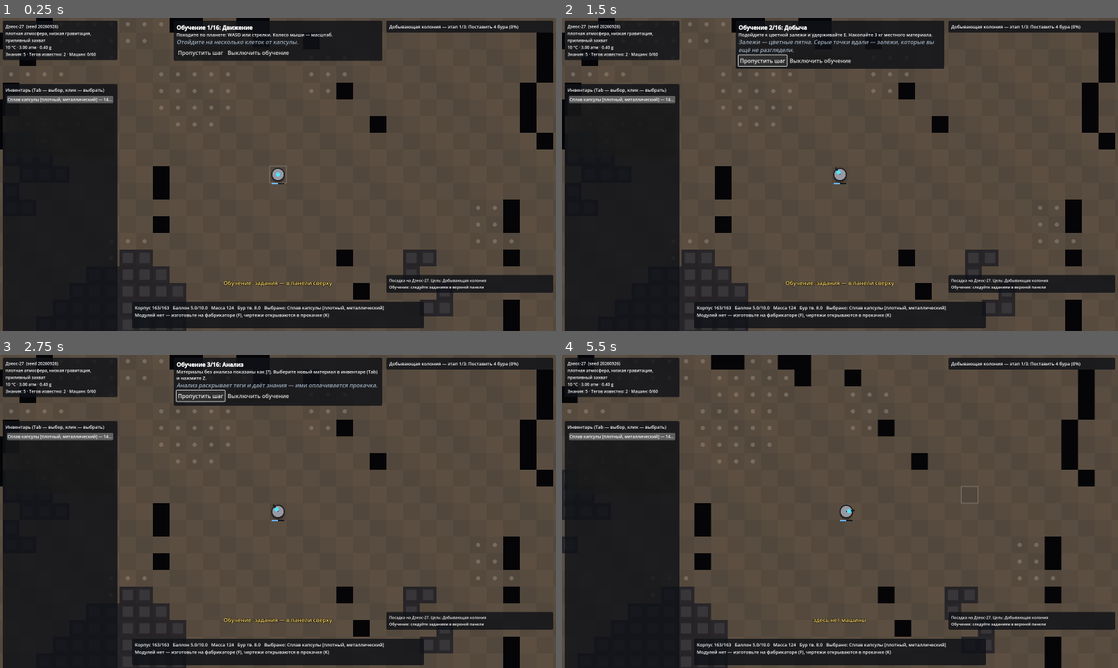
Above: before the commit, frames 1-4 (two rows, left to right).
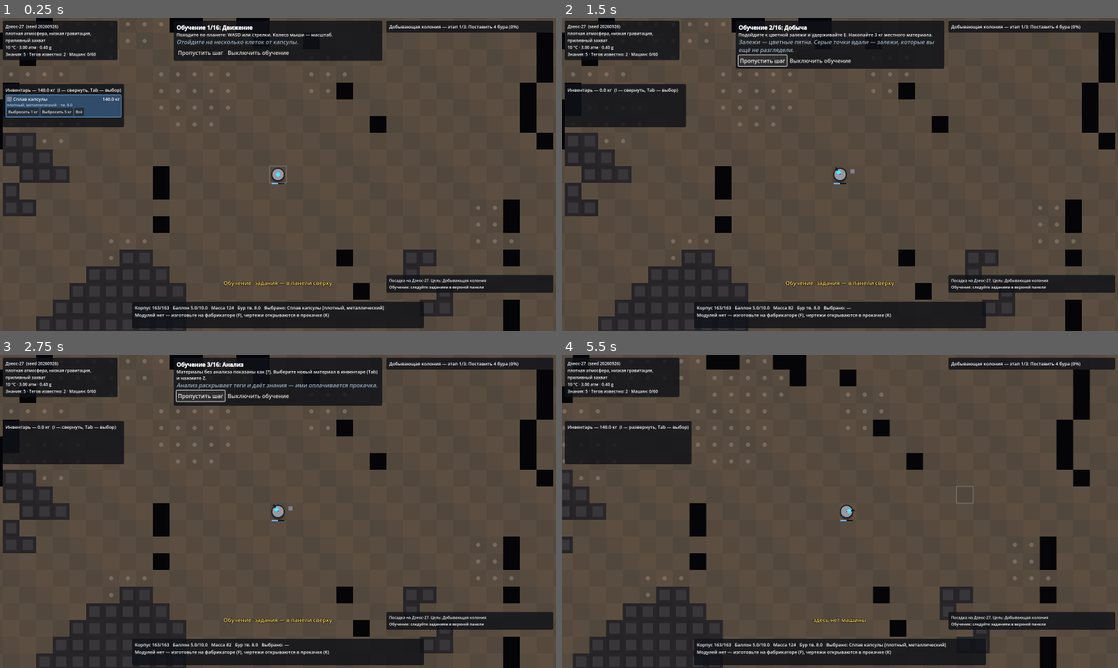
Above: after the commit, the same moments.

Repository: svagtozar/Pheuma
Game: Godot game, scene res://game/main.tscn
The game is run twice, just before and just after one commit, with the same random seed, the same clock (stepped at 60 frames per second) and the same inputs.
Inputs (mouse positions are in pixels of both pictures, inside the frame that each line leads up to):
- Up to frame 1 (0.25 s): no input
- Up to frame 2 (1.5 s): click (639, 111) at 0.5 s, where only the run after the commit has a clickable "Всё"; click "Пропустить шаг" at 1.25 s
- Up to frame 3 (2.75 s): click "Пропустить шаг" at 2 s
- Up to frame 4 (5.5 s): click "Пропустить шаг" at 2.75 s; click "Пропустить шаг" at 3.5 s; click "Выключить обучение" at 4.25 s; tap Enter at 5 s; move the mouse to (962, 495) at 5.02 s; hold D from 5.03 s (still down); tap I at 5.1 s; click (962, 495) at 5.17 s; tap Space at 5.27 s; tap Q at 5.3 s

The runs differ from the first frame. In frame 1, 13% of the frame differs, in the area x 0-23%, y 21-100%; in frame 2, 12%; in frame 3, 12%; in frame 4, 16%, in the area x 0-96%, y 0-100%.

Commit message:
Rework inventory panel and make all text readable
- Inventory rows: color swatch, full name, mass, tags or an analyze hint;
  selected row has Analyze / Drop buttons; sorted by mass; I collapses it
- Machine labels drawn whole on a plate; hovering a machine shows its full
  name and status
- Repeated log messages collapse into one line with a counter

Co-Authored-By: Claude Opus 5.5 <noreply@anthropic.com>
Claude-Session: https://claude.ai/code/session_01HTmYj27ymvfgn1njUTRNRx

Diff:
--- a/core/world.gd
+++ b/core/world.gd
@@ -64,6 +64,13 @@
 # ---------------------------------------------------------------- утилиты
 
 func log_event(cell: Vector2i, text: String) -> void:
+	if not events.is_empty() and events[-1].get("base", events[-1].text) == text:
+		var e: Dictionary = events[-1]
+		e.n = e.get("n", 1) + 1
+		e.base = text
+		e.text = "%s ×%d" % [text, e.n]
+		e.t = time
+		return
 	events.append({"cell": cell, "text": text, "t": time})
 	if events.size() > 200:
 		events.remove_at(0)
@@ -457,6 +464,19 @@
 		robot.add_item(p)
 		return "машина не принимает"
 	return ""
+
+## Выбросить материал из инвентаря рядом с роботом (не под ноги — иначе сразу подберётся).
+func drop_from_inventory(id: String, mass: float) -> void:
+	var p := robot.take_item(id, mass)
+	if p == null:
+		return
+	var rc := robot_cell()
+	var target := rc + Vector2i(0, 1)
+	for d in Machine.DIRS:
+		if walkable(rc + d) and not grid.has(rc + d):
+			target = rc + d
+			break
+	drop_portions(target, [p])
 
 func take_from(c: Vector2i) -> String:
 	var m = machine_at(c)
--- a/game/main.gd
+++ b/game/main.gd
@@ -276,6 +276,8 @@
 		KEY_X: set_mode("remove" if mode != "remove" else "none")
 		KEY_V: set_mode("wire" if mode != "wire" else "none")
 		KEY_L: set_mode("link" if mode != "link" else "none")
+		KEY_I:
+			hud.toggle_inventory()
 		KEY_M:
 			set_mode("macro_select" if mode != "macro_select" else "none")
 		KEY_F5:
--- a/game/ui/hud.gd
+++ b/game/ui/hud.gd
@@ -10,7 +10,10 @@
 var log_label: Label
 var status_label: Label
 var msg_label: Label
-var inv_list: ItemList
+var inv_box: VBoxContainer
+var inv_title: Label
+var inv_scroll: ScrollContainer
+var inv_collapsed := false
 var inspector_panel: PanelContainer
 var inspector_label: Label
 var inspector_buttons: HFlowContainer
@@ -125,13 +128,16 @@
 	var invp := _panel(Vector2(8, 190), Vector2(330, 0))
 	var iv := VBoxContainer.new()
 	invp.add_child(iv)
-	var it := _label(iv, 13)
-	it.text = "Инвентарь (Tab — выбор, клик — выбрать)"
-	inv_list = ItemList.new()
-	inv_list.custom_minimum_size = Vector2(314, 180)
-	inv_list.add_theme_font_size_override("font_size", 12)
-	inv_list.item_selected.connect(_on_inv_selected)
-	iv.add_child(inv_list)
+	inv_title = _label(iv, 13)
+	inv_title.autowrap_mode = TextServer.AUTOWRAP_OFF
+	inv_scroll = ScrollContainer.new()
+	inv_scroll.custom_minimum_size = Vector2(314, 0)
+	inv_scroll.horizontal_scroll_mode = ScrollContainer.SCROLL_MODE_DISABLED
+	iv.add_child(inv_scroll)
+	inv_box = VBoxContainer.new()
+	inv_box.size_flags_horizontal = Control.SIZE_EXPAND_FILL
+	inv_box.add_theme_constant_override("separation", 2)
+	inv_scroll.add_child(inv_box)
 
 	inspector_panel = _panel(Vector2(-398, 140), Vector2(390, 0), Control.PRESET_TOP_RIGHT)
 	var insp := VBoxContainer.new()
@@ -244,7 +250,8 @@
 const HELP := """Движение — WASD / стрелки. Колесо мыши — масштаб.
 E (удерживать) — копать залежь под курсором или рядом.
 Z — анализ касанием: материал в соседней клетке или выбранный в инвентаре.
-Tab / [ ] — выбрать материал в инвентаре.
+Tab / [ ] — выбрать материал в инвентаре (или клик по строке). I — свернуть инвентарь.
+   У выбранного материала: «Анализ», «Выбросить». Наведите курсор на машину — полное имя и состояние.
 G (удерживать) — подкачать бортовой баллон (от бака/трубы рядом или вручную из атмосферы).
 
 B — постройки. ЛКМ — поставить, R — повернуть, ПКМ/Esc — отмена. Трубы можно тянуть.
@@ -605,8 +612,9 @@
 
 # ---------------------------------------------------------------- обновление
 
-func _on_inv_selected(i: int) -> void:
-	world.robot.selected = inv_list.get_item_metadata(i)
+func toggle_inventory() -> void:
+	inv_collapsed = not inv_collapsed
+	_inv_sig = ""
 
 func refresh() -> void:
 	if world == null:
@@ -664,26 +672,113 @@
 func _refresh_inventory() -> void:
 	var r := world.robot
 	var keys: Array = r.inventory.keys()
-	keys.sort()
-	var sig := ""
+	keys.sort_custom(func(a, b): return r.inventory[a].mass > r.inventory[b].mass)
+	var sig := "%s|" % inv_collapsed
 	for k in keys:
-		sig += "%s:%.1f:%s;" % [k, r.inventory[k].mass, world.is_analyzed(world.db.get_sub(k))]
+		sig += "%s:%.1f:%s:%d;" % [k, r.inventory[k].mass, world.is_analyzed(world.db.get_sub(k)), r.inventory[k].phase()]
 	sig += r.selected
 	if sig == _inv_sig:
 		return
 	_inv_sig = sig
-	inv_list.clear()
+	for c in inv_box.get_children():
+		c.queue_free()
+	inv_title.text = "Инвентарь — %.1f кг  (I — %s, Tab — выбор)" % [r.carried_mass(), "развернуть" if inv_collapsed else "свернуть"]
+	inv_scroll.visible = not inv_collapsed
+	if inv_collapsed:
+		return
+	if keys.is_empty():
+		var e := _label(inv_box, 12)
+		e.text = "Пусто. Подойдите к залежи и держите E."
 	for k in keys:
-		var pt: Portion = r.inventory[k]
-		var idx := inv_list.add_item("%s — %.1f кг" % [world.sub_label(pt.substance), pt.mass])
-		inv_list.set_item_metadata(idx, k)
-		inv_list.set_item_icon_modulate(idx, pt.substance.color)
-		inv_list.set_item_custom_fg_color(idx, pt.substance.color.lightened(0.4))
-		var tip := "T плавл. %.0f °C, T кип. %.0f °C, плотность %.1f, твёрдость %.1f\nСейчас: %s, %.0f °C" % [
-			pt.substance.melt, pt.substance.boil, pt.substance.density, pt.substance.hardness, Substance.PHASE_NAMES[pt.phase()], pt.temp]
-		inv_list.set_item_tooltip(idx, tip)
-		if k == r.selected:
-			inv_list.select(idx)
+		inv_box.add_child(_inv_row(k, k == r.selected))
+	inv_scroll.custom_minimum_size.y = min(380.0, keys.size() * 46.0 + (40.0 if r.selected != "" else 0.0))
+
+func _inv_row(id: String, selected: bool) -> Control:
+	var r := world.robot
+	var pt: Portion = r.inventory[id]
+	var s: Substance = pt.substance
+	var card := PanelContainer.new()
+	var sb := StyleBoxFlat.new()
+	sb.bg_color = Color(0.2, 0.32, 0.45, 0.9) if selected else Color(0.12, 0.13, 0.16, 0.9)
+	sb.border_color = Color(0.5, 0.8, 1.0) if selected else Color(0, 0, 0, 0)
+	sb.set_border_width_all(1)
+	sb.set_corner_radius_all(3)
+	sb.set_content_margin_all(4)
+	card.add_theme_stylebox_override("panel", sb)
+	card.mouse_filter = Control.MOUSE_FILTER_STOP
+	card.tooltip_text = "T плавл. %.0f °C, T кип. %.0f °C, плотность %.1f, твёрдость %.1f\nСейчас: %s, %.0f °C" % [
+		s.melt, s.boil, s.density, s.hardness, Substance.PHASE_NAMES[pt.phase()], pt.temp]
+	card.gui_input.connect(func(ev):
+		if ev is InputEventMouseButton and ev.pressed and ev.button_index == MOUSE_BUTTON_LEFT:
+			r.selected = id
+			_inv_sig = "")
+	var v := VBoxContainer.new()
+	v.add_theme_constant_override("separation", 0)
+	card.add_child(v)
+	var h := HBoxContainer.new()
+	v.add_child(h)
+	var sw := ColorRect.new()
+	sw.color = s.color
+	sw.custom_minimum_size = Vector2(14, 14)
+	sw.size_flags_vertical = Control.SIZE_SHRINK_CENTER
+	sw.mouse_filter = Control.MOUSE_FILTER_IGNORE
+	h.add_child(sw)
+	var name_l := Label.new()
+	name_l.text = s.name + ("" if pt.phase() == Substance.Phase.SOLID else "  (%s)" % Substance.PHASE_NAMES[pt.phase()])
+	name_l.add_theme_font_size_override("font_size", 13)
+	name_l.size_flags_horizontal = Control.SIZE_EXPAND_FILL
+	name_l.autowrap_mode = TextServer.AUTOWRAP_WORD_SMART
+	name_l.custom_minimum_size = Vector2(150, 0)
+	name_l.mouse_filter = Control.MOUSE_FILTER_IGNORE
+	h.add_child(name_l)
+	var mass_l := Label.new()
+	mass_l.text = "%.1f кг" % pt.mass
+	mass_l.add_theme_font_size_override("font_size", 13)
+	mass_l.mouse_filter = Control.MOUSE_FILTER_IGNORE
+	h.add_child(mass_l)
+	var tags := Label.new()
+	tags.add_theme_font_size_override("font_size", 11)
+	tags.mouse_filter = Control.MOUSE_FILTER_IGNORE
+	tags.autowrap_mode = TextServer.AUTOWRAP_WORD_SMART
+	if world.is_analyzed(s):
+		tags.text = s.tag_names() + "  · тв. %.1f" % s.hardness
+		tags.add_theme_color_override("font_color", Color(0.7, 0.78, 0.85))
+	else:
+		tags.text = "теги неизвестны — Z или кнопка «Анализ»"
+		tags.add_theme_color_override("font_color", Color(1.0, 0.8, 0.4))
+	v.add_child(tags)
+	if selected:
+		var btns := HBoxContainer.new()
+		v.add_child(btns)
+		if not world.is_analyzed(s):
+			var an := Button.new()
+			an.text = "Анализ"
+			an.add_theme_font_size_override("font_size", 11)
+			an.pressed.connect(func():
+				if r.cooldowns.has("touch"):
+					main.say("анализ касанием перезаряжается")
+				else:
+					world.analyze(s)
+					r.cooldowns["touch"] = 3.0
+				_inv_sig = "")
+			btns.add_child(an)
+		for amt in [1.0, 5.0]:
+			var d := Button.new()
+			d.text = "Выбросить %.0f кг" % amt
+			d.add_theme_font_size_override("font_size", 11)
+			var a: float = amt
+			d.pressed.connect(func():
+				world.drop_from_inventory(id, a)
+				_inv_sig = "")
+			btns.add_child(d)
+		var all := Button.new()
+		all.text = "Всё"
+		all.add_theme_font_size_override("font_size", 11)
+		all.pressed.connect(func():
+			world.drop_from_inventory(id, pt.mass)
+			_inv_sig = "")
+		btns.add_child(all)
+	return card
 
 func _refresh_inspector() -> void:
 	var c = main.selected_cell
--- a/game/world_view.gd
+++ b/game/world_view.gd
@@ -62,6 +62,7 @@
 	_draw_robot()
 	_draw_projectiles()
 	_draw_tool_preview()
+	_draw_hover()
 
 func _draw_tiles(vr: Rect2i) -> void:
 	var g := ground_color()
@@ -192,7 +193,7 @@
 		draw_rect(Rect2(r.position + Vector2(2, 2), Vector2(T - 4, 5)), Color(0.9, 0.6, 0.2, a))
 	var label: String = SHORT.get(kind, "")
 	if label != "":
-		draw_string(font, r.position + Vector2(1, T * 0.6), label, HORIZONTAL_ALIGNMENT_CENTER, T - 2, 8, Color(1, 1, 1, 0.9 * a))
+		_plate(ctr + Vector2(0, T * 0.5 - 2), label, 9, a)
 	# Направление выхода.
 	if not kind in ["pipe", "catch_net", "fabricator", "launch_silo", "macro"]:
 		var d := Vector2(Machine.DIRS[facing])
@@ -334,6 +335,30 @@
 			col = pr.payload[0].substance.color
 		draw_circle(pos + Vector2(0, sin(PI * k) * h * 0.0), 6.0, Color(0.15, 0.15, 0.18))
 		draw_circle(pos, 4.0, col)
+
+## Надпись целиком на тёмной подложке, по центру над точкой (нижний край — в pos).
+func _plate(pos: Vector2, text: String, size: int, alpha: float = 1.0, col: Color = Color.WHITE) -> void:
+	var lines := text.split("\n")
+	var wmax := 0.0
+	for l in lines:
+		wmax = max(wmax, font.get_string_size(l, HORIZONTAL_ALIGNMENT_LEFT, -1, size).x)
+	var lh := font.get_height(size)
+	var h := lh * lines.size()
+	var rect := Rect2(pos - Vector2(wmax / 2.0 + 3, h + 1), Vector2(wmax + 6, h + 2))
+	draw_rect(rect, Color(0.04, 0.05, 0.07, 0.72 * alpha))
+	for i in lines.size():
+		draw_string(font, Vector2(rect.position.x + 3, rect.position.y + font.get_ascent(size) + 1 + lh * i), lines[i], HORIZONTAL_ALIGNMENT_LEFT, -1, size, Color(col, 0.95 * alpha))
+
+func _draw_hover() -> void:
+	if main == null or main.mode != "none":
+		return
+	var m = world.machine_at(main.mouse_cell())
+	if m == null:
+		return
+	var text: String = m.display_name()
+	if m.status != "":
+		text += "\n" + m.status
+	_plate(cell_center(m.cell) + Vector2(0, -T * 0.5 - 16), text, 12)
 
 func _draw_tool_preview() -> void:
 	if main == null:
